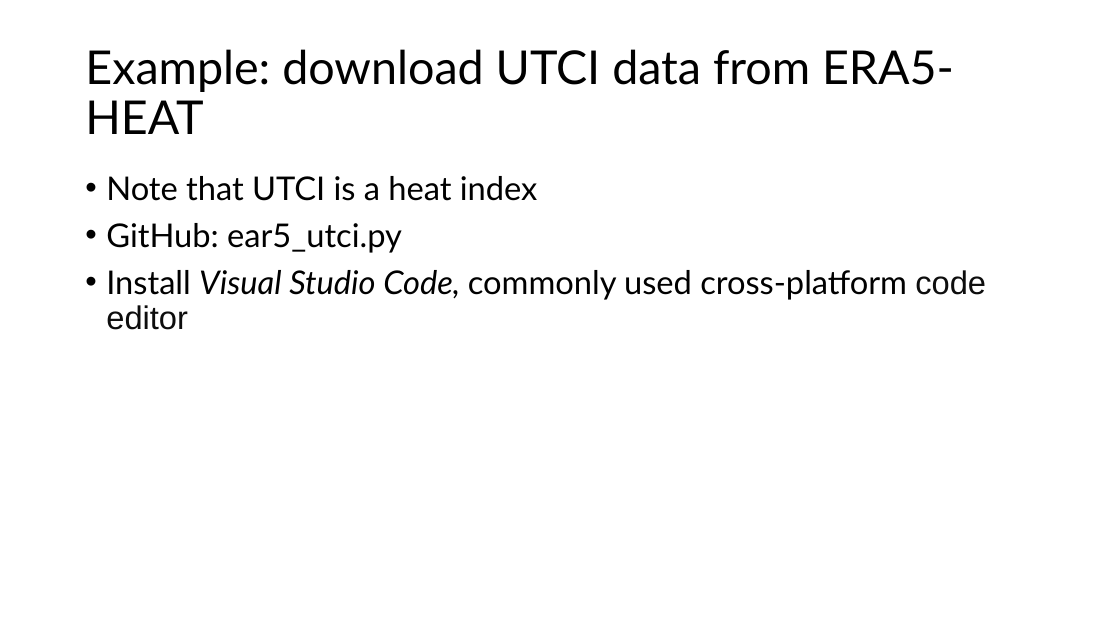
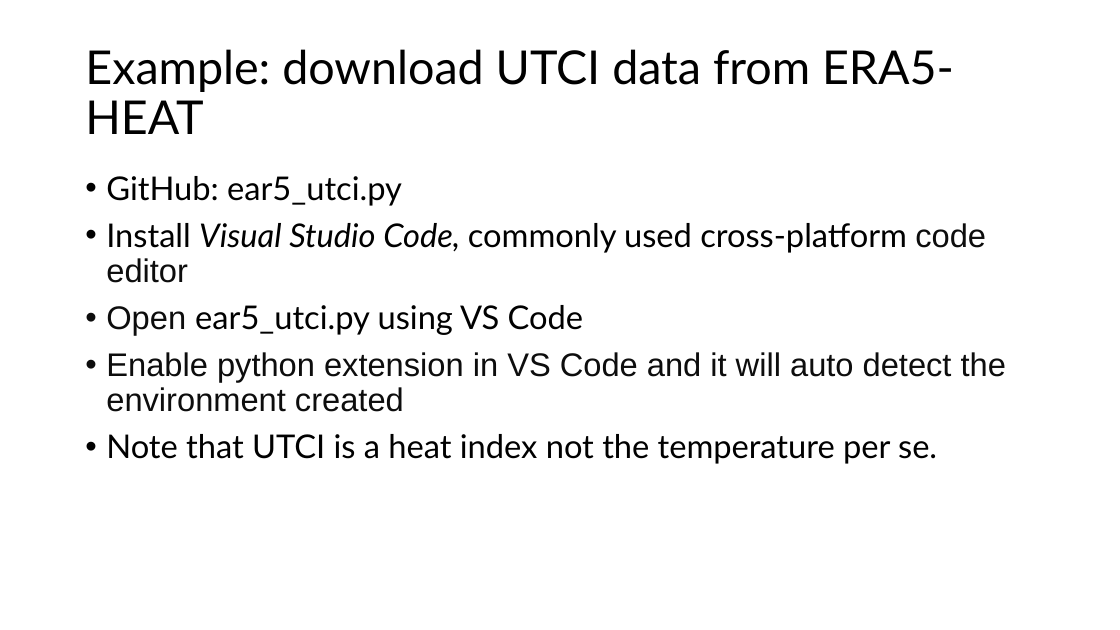
Before and after one commit to szkaifeng/ClimateDataIntro, a slide deck: slide 14 of Climate Data Introduction.pptx. Drawn at 1120x630 pixels with LibreOffice and Linux fonts; fonts in the diff are those of the drawing. Boxes give left, top, right and bottom in pixels: in the first picture for what was removed or moved away, otherwise in the second. Text is boxed around its words. In the diff, an @@ line names an element or a change of style, - is before the commit and + after.

```diff
--- a/Climate Data Introduction.pptx
+++ b/Climate Data Introduction.pptx
@@ text at (106,176,538,201): paragraph removed @@
-• Note that UTCI is a heat index
@@ text at (106,305,1006,464): paragraphs added @@
+• Open ear5_utci.py using VS Code
+• Enable python extension in VS Code and it will auto detect the environment created
+• Note that UTCI is a heat index not the temperature per se.
```
Also in this commit, not shown: 11 other slides changed.
